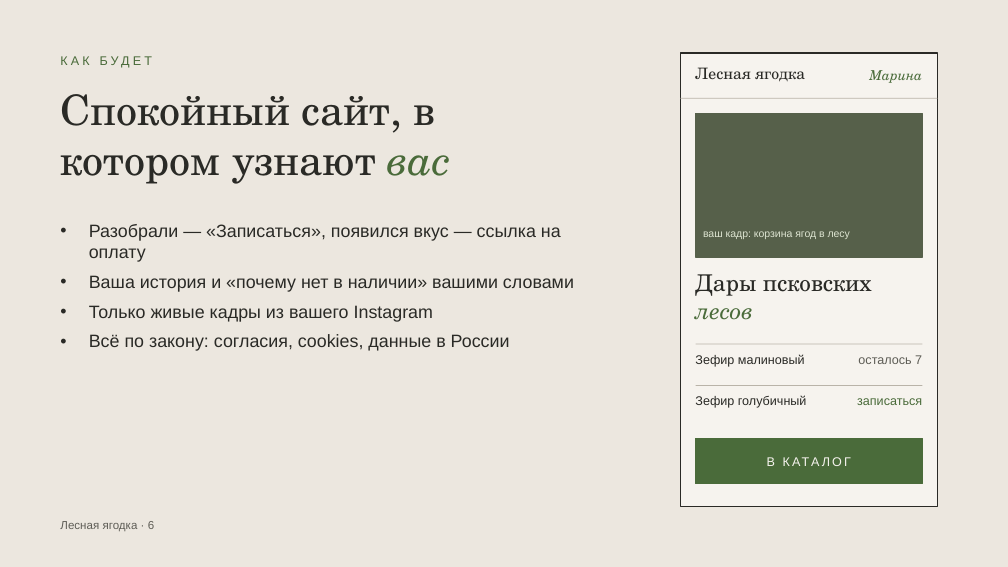
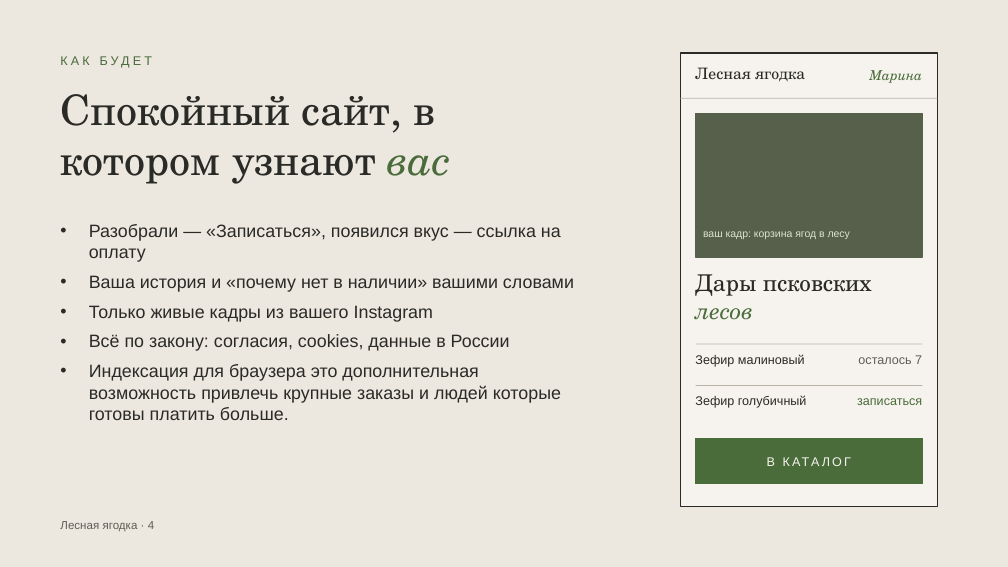
Before and after one commit to ellischment/svoya_ferma, a slide deck: slide 4 of docs/preview/lesnaya-yagodka-predlozhenie.pptx (slide 6 before the commit). Drawn at 1008x567 pixels with LibreOffice and Linux fonts; fonts in the diff are those of the drawing. Boxes give left, top, right and bottom in pixels: in the first picture for what was removed or moved away, otherwise in the second. Text is boxed around its words. In the diff, an @@ line names an element or a change of style, - is before the commit and + after.

```diff
--- a/docs/preview/lesnaya-yagodka-predlozhenie.pptx
+++ b/docs/preview/lesnaya-yagodka-predlozhenie.pptx
@@ text at [89,364,561,420]: paragraph added @@
+• Индексация для браузера это дополнительная возможность привлечь крупные заказы и людей которые готовы платить больше.
@@ text at [60,521,154,531]: text changed @@
-Лесная ягодка · 6
+Лесная ягодка · 4
```
Also in this commit, not shown: 8 other slides changed, 6 slides added, 3 slides removed.
